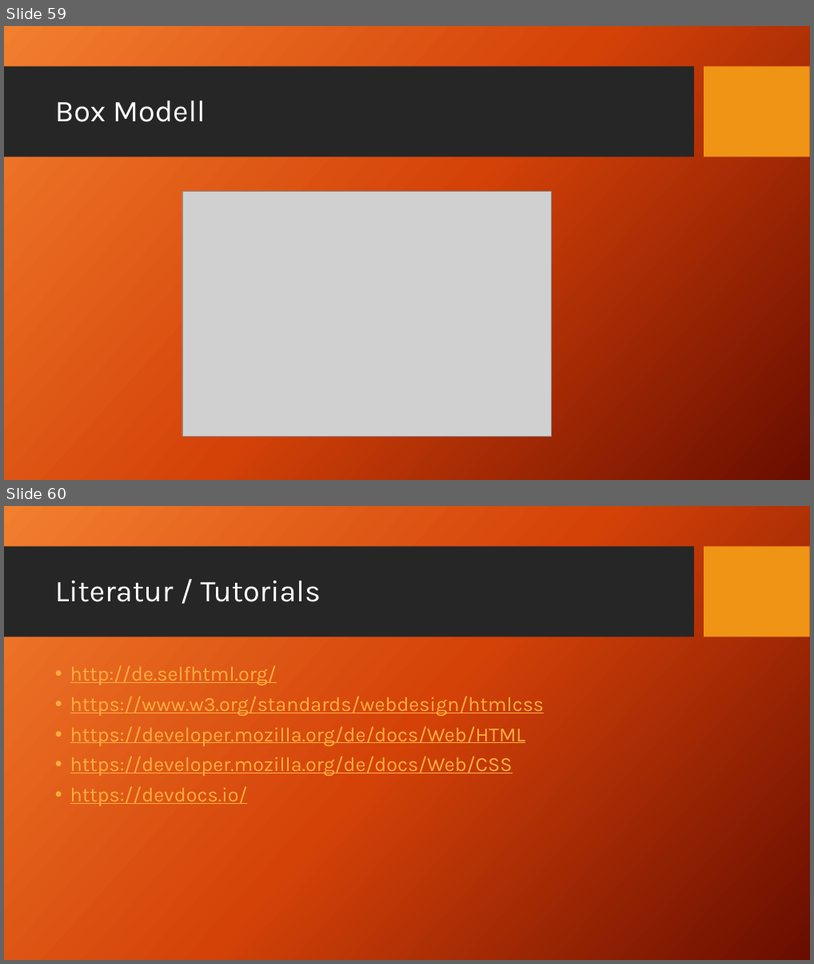
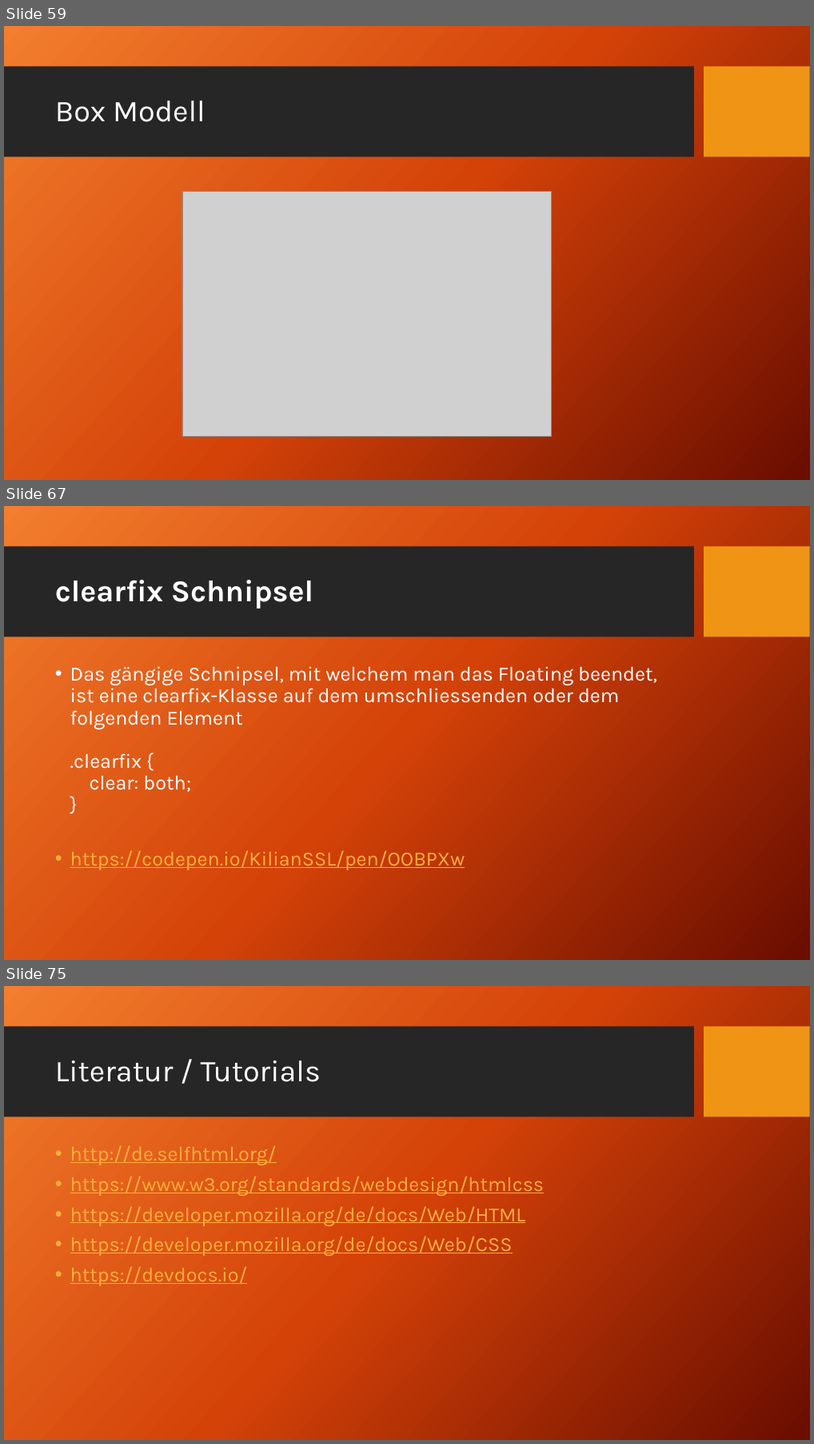
Before and after one commit to TomFrey/htmlCssBasicUebungen, a slide deck: html Schulung.pptx. Shown one above the other, each under a label of ours: slides 59 and 60 before the commit, slides 59, 67 and 75 after it; the slides between them are not shown. The pictures are 814x964 and 814x1444 pixels, drawn with LibreOffice and Linux fonts; fonts in the diff are those of the drawing; grey boxes stand for pictures; background and template pictures are left out. Boxes give left, top, right and bottom in pixels: in the first picture for what was removed or moved away, otherwise in the second. Text is boxed around its words. In the diff, an @@ line names an element or a change of style, - is before the commit and + after.

Commit message:
css float zur PowerPoint Präsentation hinzugefügt.

```diff
--- a/html Schulung.pptx
+++ b/html Schulung.pptx
@@ slide 67 added at (x1=4, y1=506, x2=810, y2=960), background picture (left out); not listed: 2 template elements that a slide beside it also shows @@
@@ title added at (x1=55, y1=580, x2=314, y2=608), 36 pt, text #FFFFFF, bold @@
+clearfix Schnipsel
@@ text added at (x1=70, y1=666, x2=658, y2=870), 24 pt, text #FFFFFF @@
+• Das gängige Schnipsel, mit welchem man das Floating beendet, ist eine clearfix-Klasse auf dem umschliessenden oder dem folgenden Element
+  .clearfix {
+  clear: both;
+  }
+• https://codepen.io/KilianSSL/pen/OOBPXw
@@ what was slide 60 is now slide 75 @@
```
Also in this commit, not shown: 14 other slides added.
